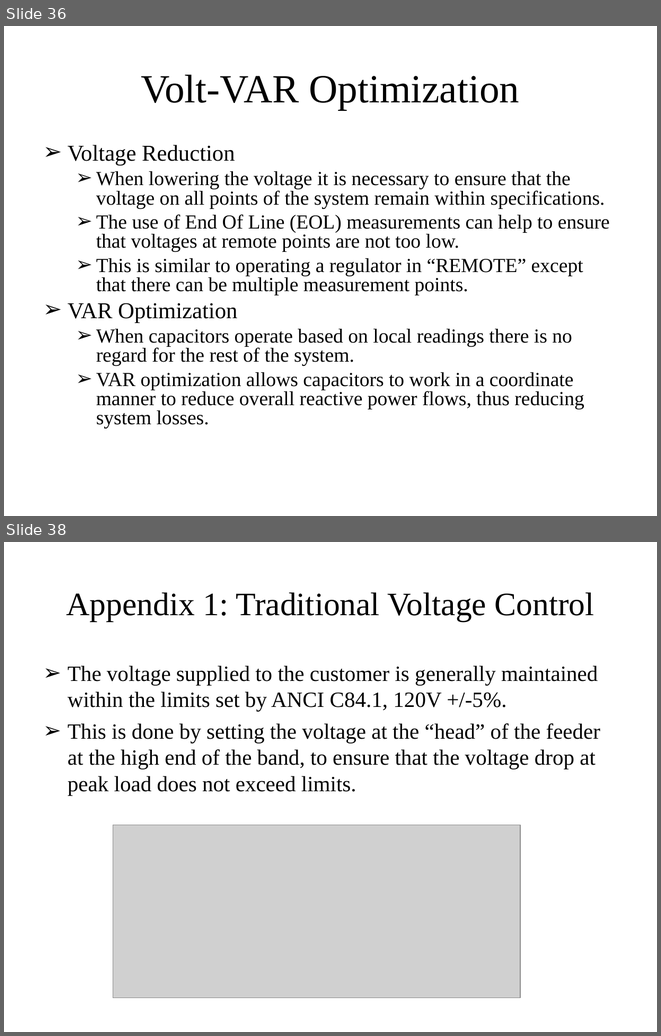
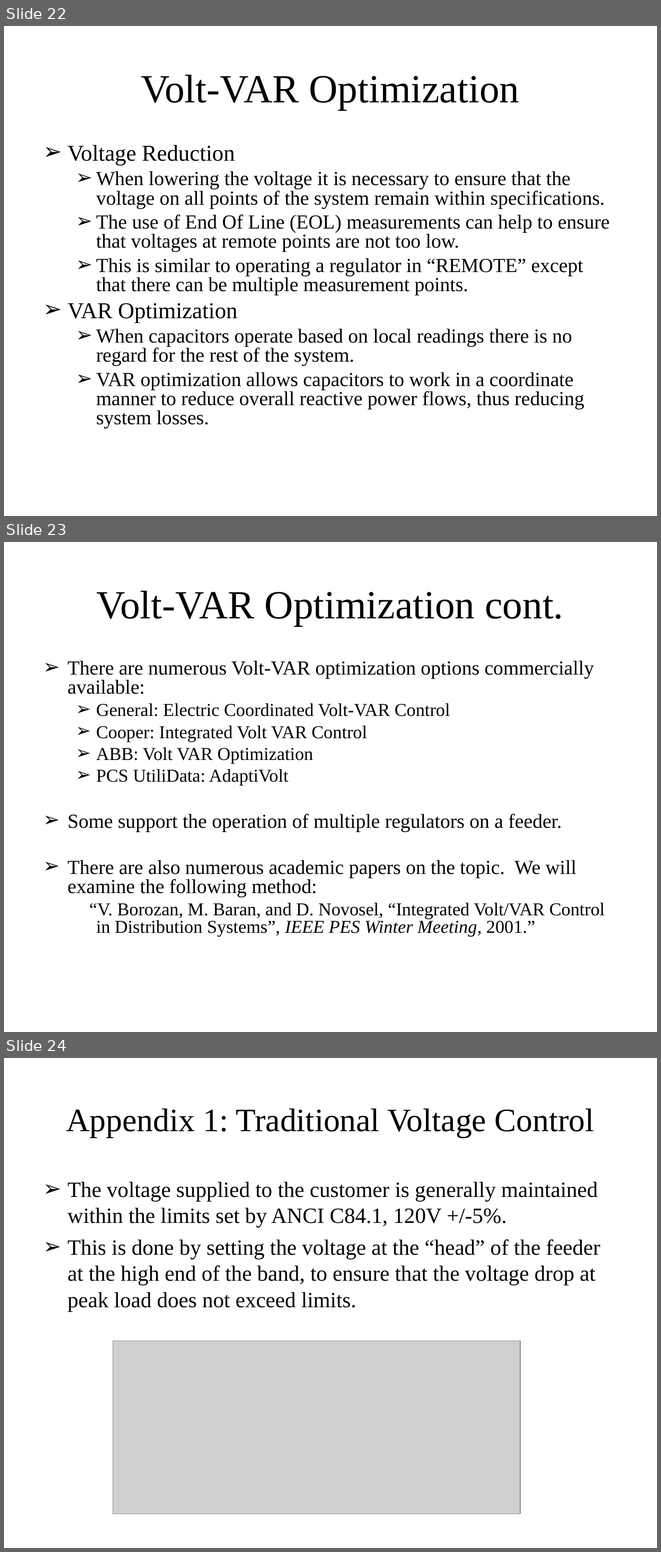
Before and after one commit to gridlab-d/course, a slide deck: Distribution_Analysis_Course/2.0 - CVR.ppt. Shown one above the other, each under a label of ours: slides 36 and 38 before the commit, slides 22, 23 and 24 after it; the slides between them are not shown. The pictures are 661x1036 and 661x1552 pixels, drawn with LibreOffice and Linux fonts; fonts in the diff are those of the drawing; grey boxes stand for pictures. Boxes give left, top, right and bottom in pixels: in the first picture for what was removed or moved away, otherwise in the second. Text is boxed around its words. In the diff, an @@ line names an element or a change of style, - is before the commit and + after.

```diff
--- a/Distribution_Analysis_Course/2.0 - CVR.ppt
+++ b/Distribution_Analysis_Course/2.0 - CVR.ppt
@@ slide 23 added at <box>4,542,657,1032</box>, background #FFFFFF @@
@@ title added at <box>97,590,563,626</box>, 44 pt, text #000000 @@
+Volt-VAR Optimization cont.
@@ text added at <box>68,661,605,936</box>, 20 pt, text #000000 @@
+➢ There are numerous Volt-VAR optimization options commercially available:
+  ➢ General: Electric Coordinated Volt-VAR Control
+  ➢ Cooper: Integrated Volt VAR Control
+  ➢ ABB: Volt VAR Optimization
+  ➢ PCS UtiliData: AdaptiVolt
+➢ Some support the operation of multiple regulators on a feeder.
+➢ There are also numerous academic papers on the topic. We will examine the following method:
+  “V. Borozan, M. Baran, and D. Novosel, “Integrated Volt/VAR Control in Distribution Systems”, IEEE PES Winter Meeting, 2001.”
@@ what was slide 36 is now slide 22 @@
@@ what was slide 38 is now slide 24 @@
```
Also in this commit, not shown: 6 slides changed, 2 other slides added, 17 slides removed.
